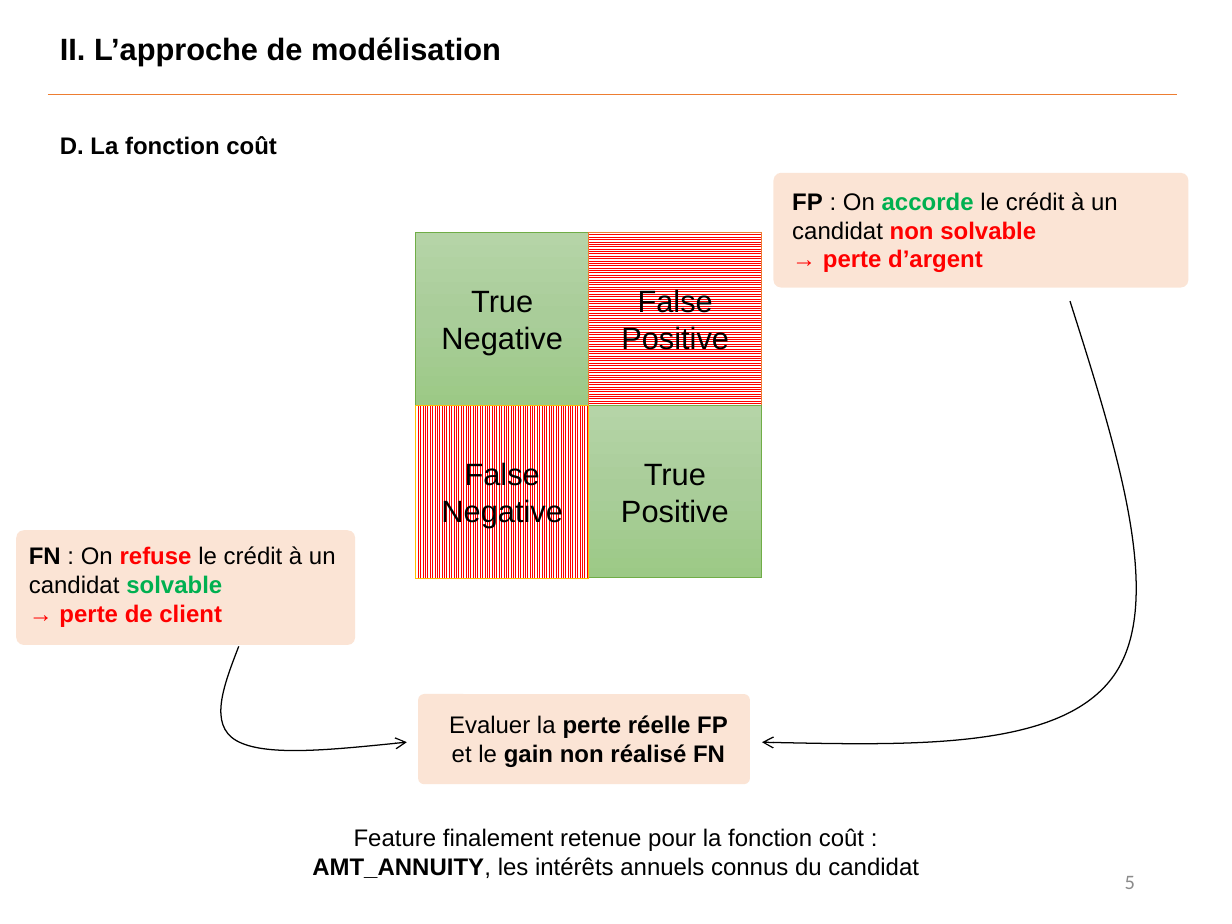
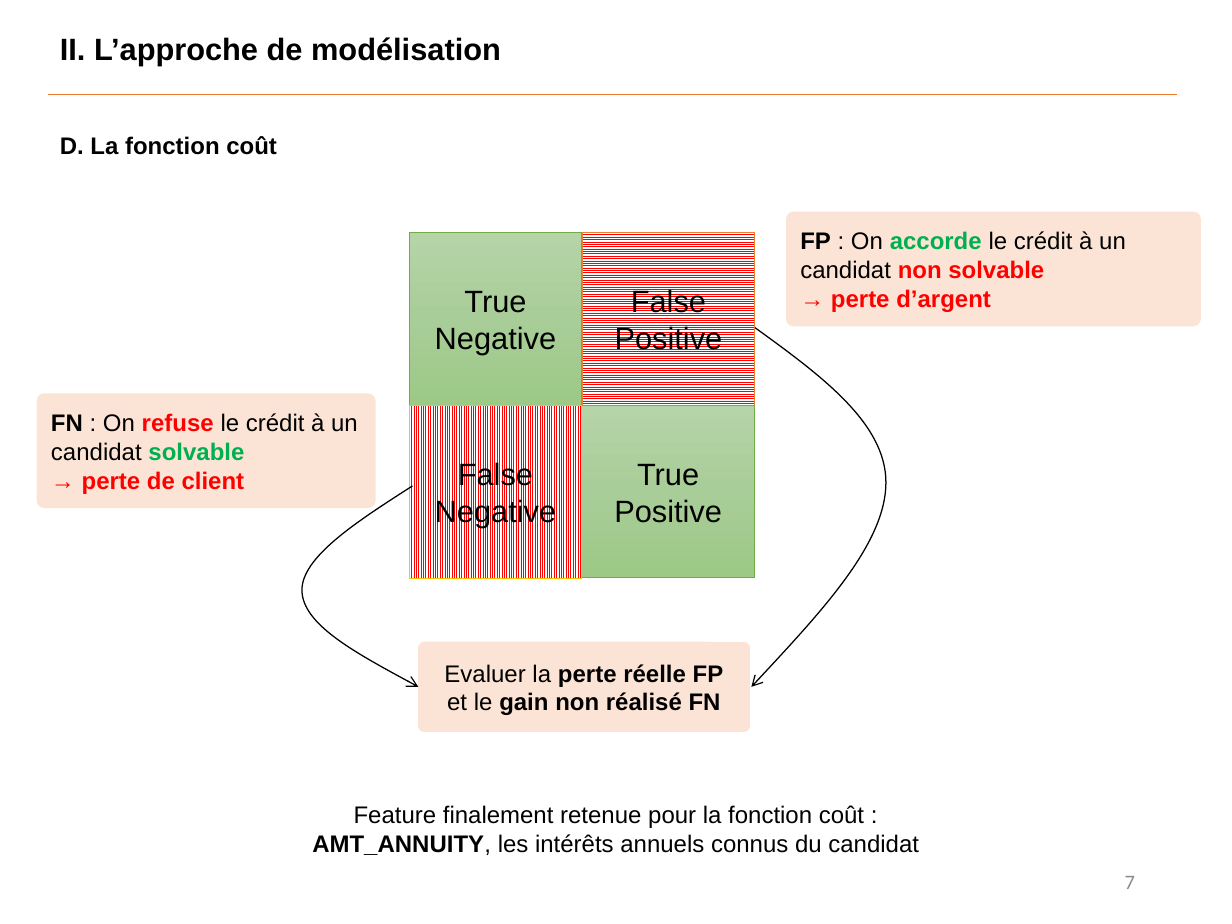
Before and after one commit to Benoit-78/P7_credit_loan_scoring_model, a slide deck: slide 7 of soutenance/P7_soutenance.pptx (slide 5 before the commit). Drawn at 1232x924 pixels with LibreOffice and Linux fonts; fonts in the diff are those of the drawing. Boxes give left, top, right and bottom in pixels: in the first picture for what was removed or moved away, otherwise in the second. Text is boxed around its words. In the diff, an @@ line names an element or a change of style, - is before the commit and + after.

```diff
--- a/soutenance/P7_soutenance.pptx
+++ b/soutenance/P7_soutenance.pptx
@@ rounded rectangle removed at (774, 172, 1189, 287) @@
@@ rounded rectangle "FP : On accorde le ...": place and size @@
-rounded rectangle "FP : On accorde le ..." at (792, 192, 1118, 272)
+rounded rectangle "FP : On accorde le ..." at (786, 212, 1201, 326)
@@ freeform shape: place and size @@
-freeform shape at (763, 301, 1137, 743)
+freeform shape at (752, 326, 886, 687)
@@ vertical alignment top to middle; fill none to #F8CBAD at 50% opacity in 3 elements at (786, 212, 1201, 326), (418, 642, 749, 732), (37, 393, 376, 508) @@
@@ rounded rectangle "FN : On refuse le ...": place and size @@
-rounded rectangle "FN : On refuse le ..." at (29, 546, 336, 627)
+rounded rectangle "FN : On refuse le ..." at (37, 393, 376, 508)
@@ 4 rectangles: place and size @@
-4 rectangles at (416, 233, 761, 578)
+4 rectangles at (409, 233, 755, 578)
@@ freeform shape: place and size @@
-freeform shape at (221, 647, 407, 750)
+freeform shape at (302, 485, 418, 686)
@@ rounded rectangle removed at (16, 530, 355, 644) @@
@@ rounded rectangle "Evaluer la perte réelle FP ...": place and size @@
-rounded rectangle "Evaluer la perte réelle FP ..." at (449, 715, 728, 767)
+rounded rectangle "Evaluer la perte réelle FP ..." at (418, 642, 749, 732)
@@ rounded rectangle removed at (418, 694, 749, 784) @@
@@ text "Feature finalement retenue pour la ...": place and size @@
-text "Feature finalement retenue pour la ..." at (312, 828, 919, 878)
+text "Feature finalement retenue pour la ..." at (312, 805, 919, 855)
@@ page number at (1125, 876, 1135, 889): text changed @@
-5
+7
```
Also in this commit, not shown: 6 other slides changed, 5 slides added, 3 other files.
